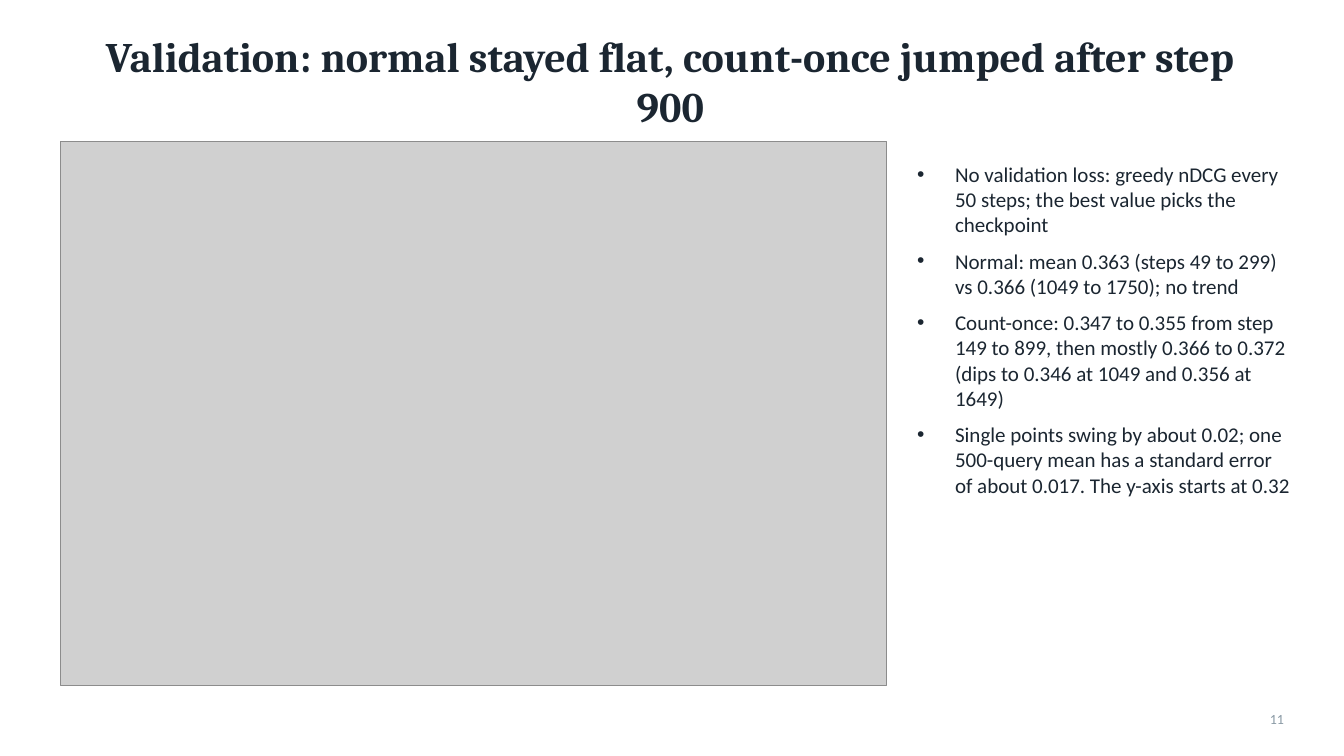
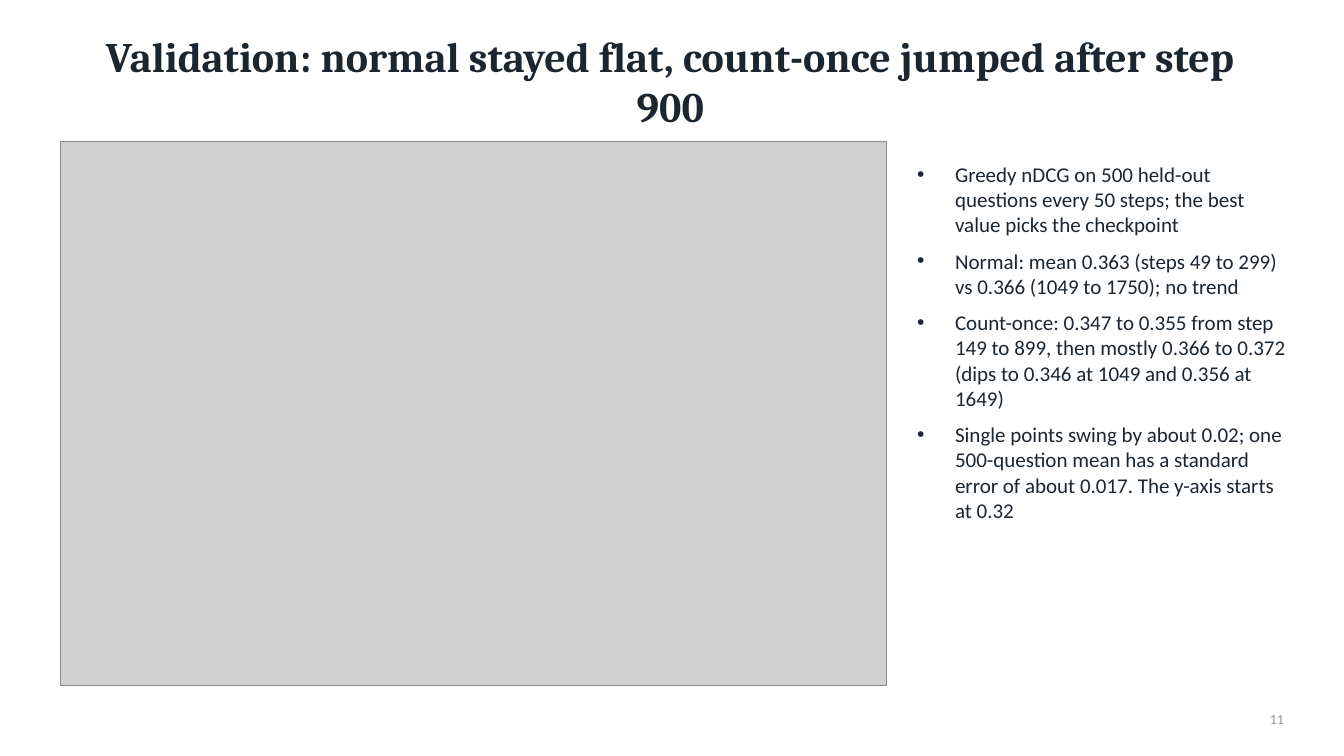
Before and after one commit to objones25/drbm25, a slide deck: slide 11 of report/drbm25_results.pptx. Drawn at 1344x756 pixels with LibreOffice and Linux fonts; fonts in the diff are those of the drawing; grey boxes stand for pictures. Boxes give left, top, right and bottom in pixels: in the first picture for what was removed or moved away, otherwise in the second. Text is boxed around its words. In the diff, an @@ line names an element or a change of style, - is before the commit and + after.

```diff
--- a/report/drbm25_results.pptx
+++ b/report/drbm25_results.pptx
@@ text at [955,167,1244,236]: text changed @@
-• No validation loss: greedy nDCG every 50 steps; the best value picks the checkpoint
+• Greedy nDCG on 500 held-out questions every 50 steps; the best value picks the checkpoint
@@ text at [955,427,1282,518]: text changed @@
-• Single points swing by about 0.02; one 500-query mean has a standard error of about 0.017. The y-axis starts at 0.32
+• Single points swing by about 0.02; one 500-question mean has a standard error of about 0.017. The y-axis starts at 0.32
```
Also in this commit, not shown: 4 other slides changed, 6 other files.
